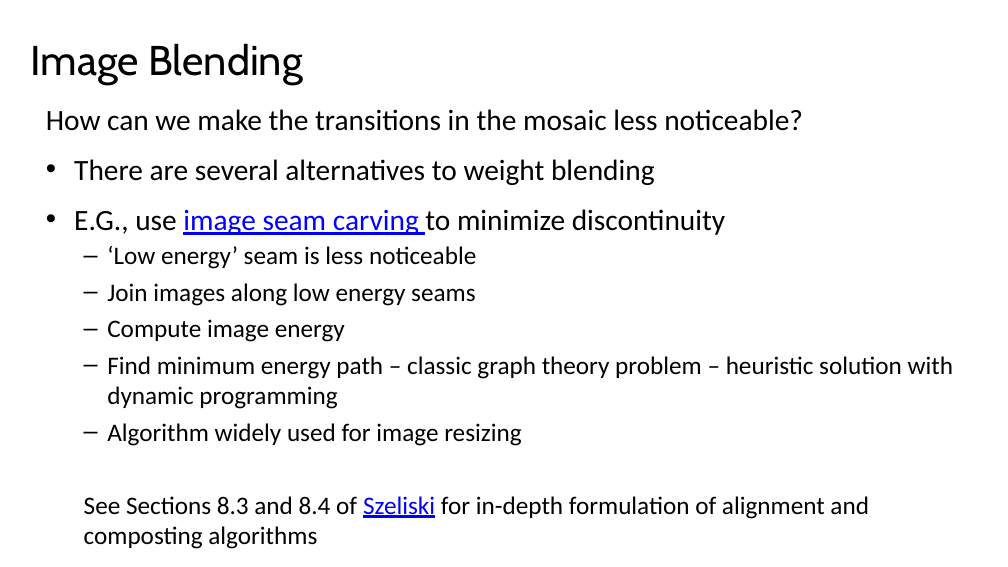
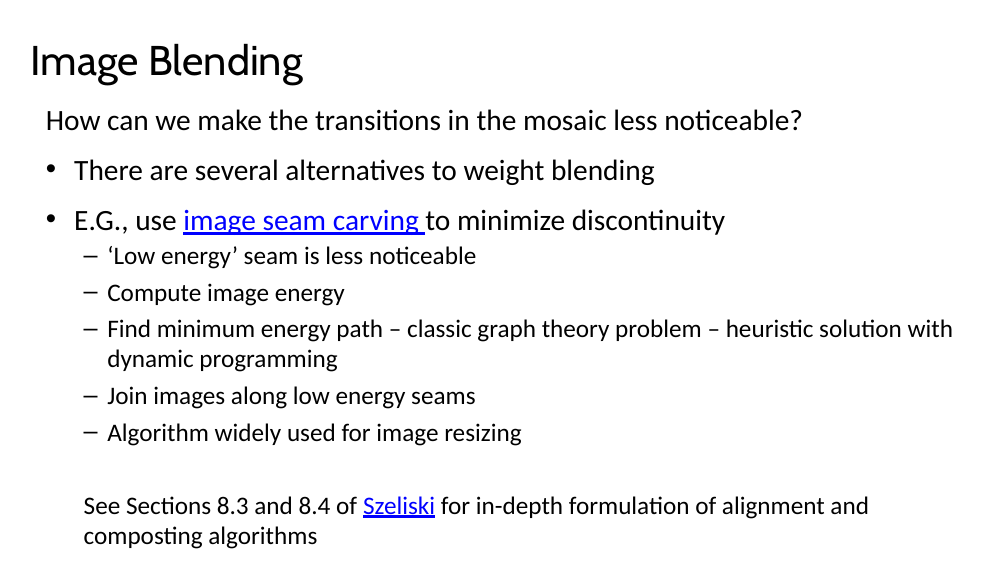
Before and after one commit to StephenElston/CSCI-E25, a slide deck: slide 73 of Slides/13_ImageStitching.pptx. Drawn at 1008x567 pixels with LibreOffice and Linux fonts; fonts in the diff are those of the drawing. Boxes give left, top, right and bottom in pixels: in the first picture for what was removed or moved away, otherwise in the second. Text is boxed around its words. In the diff, an @@ line names an element or a change of style, - is before the commit and + after.

Commit message:
Updated slides, corrected typos

```diff
--- a/Slides/13_ImageStitching.pptx
+++ b/Slides/13_ImageStitching.pptx
@@ text at [107,283,475,306]: paragraph removed @@
-  – Join images along low energy seams
@@ text at [107,386,475,409]: paragraph added @@
+  – Join images along low energy seams
```
Also in this commit, not shown: 3 other slides changed.
